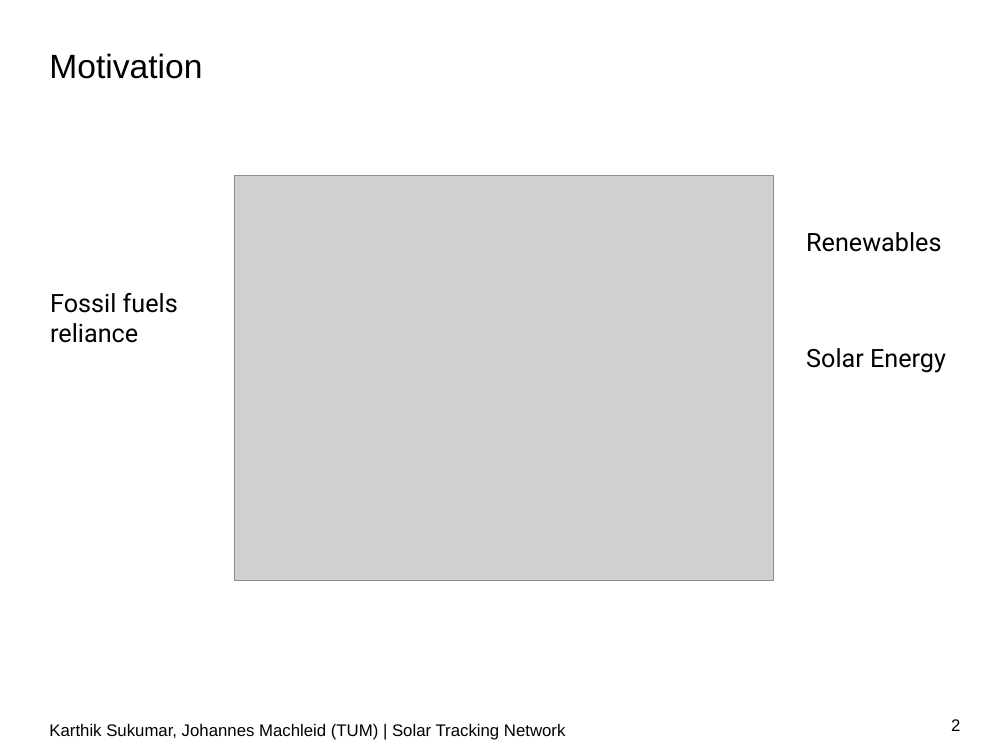
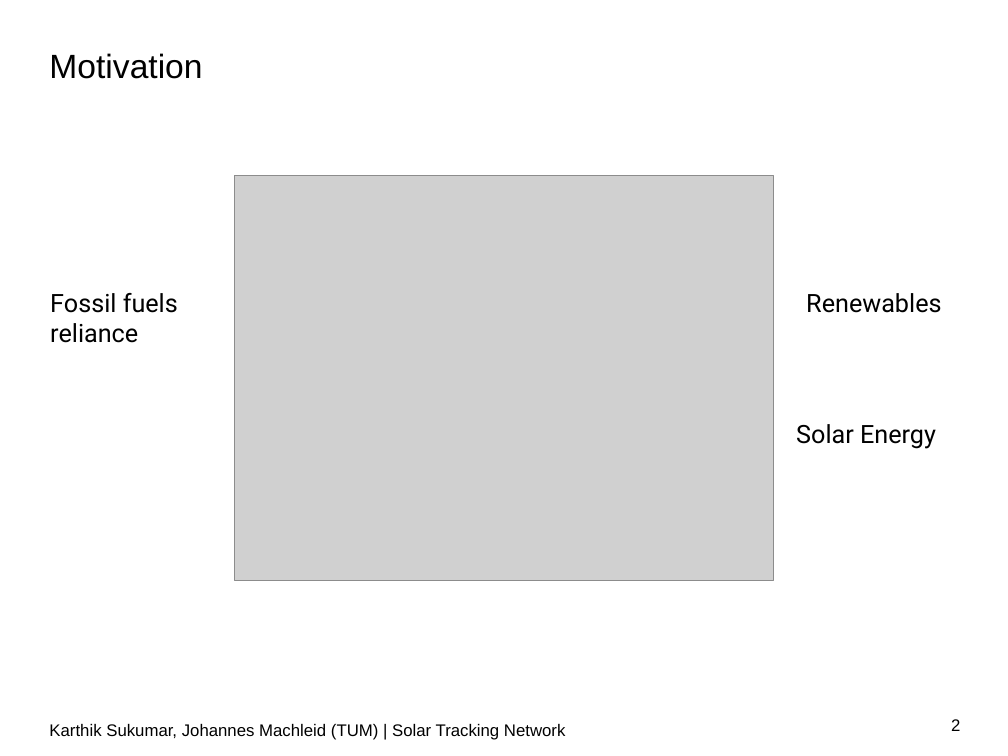
Before and after one commit to karthick1987/SolarPro, a slide deck: slide 2 of kick_off_presentation/wsnlab-ss19-kickoff-group1.pptx. Drawn at 1008x756 pixels with LibreOffice and Linux fonts; fonts in the diff are those of the drawing; grey boxes stand for pictures; background and template pictures are left out. Boxes give left, top, right and bottom in pixels: in the first picture for what was removed or moved away, otherwise in the second. Text is boxed around its words. In the diff, an @@ line names an element or a change of style, - is before the commit and + after.

Commit message:
more pictures added to slides and need to format the text

```diff
--- a/kick_off_presentation/wsnlab-ss19-kickoff-group1.pptx
+++ b/kick_off_presentation/wsnlab-ss19-kickoff-group1.pptx
@@ text "Renewables": place and size @@
-text "Renewables" at [806, 232, 941, 252]
+text "Renewables" at [806, 293, 941, 313]
@@ text "Solar Energy": place and size @@
-text "Solar Energy" at [806, 348, 946, 373]
+text "Solar Energy" at [796, 424, 936, 449]
```
Also in this commit, not shown: 2 other slides changed, 2 slides added, 2 slides removed, 1 other file.
